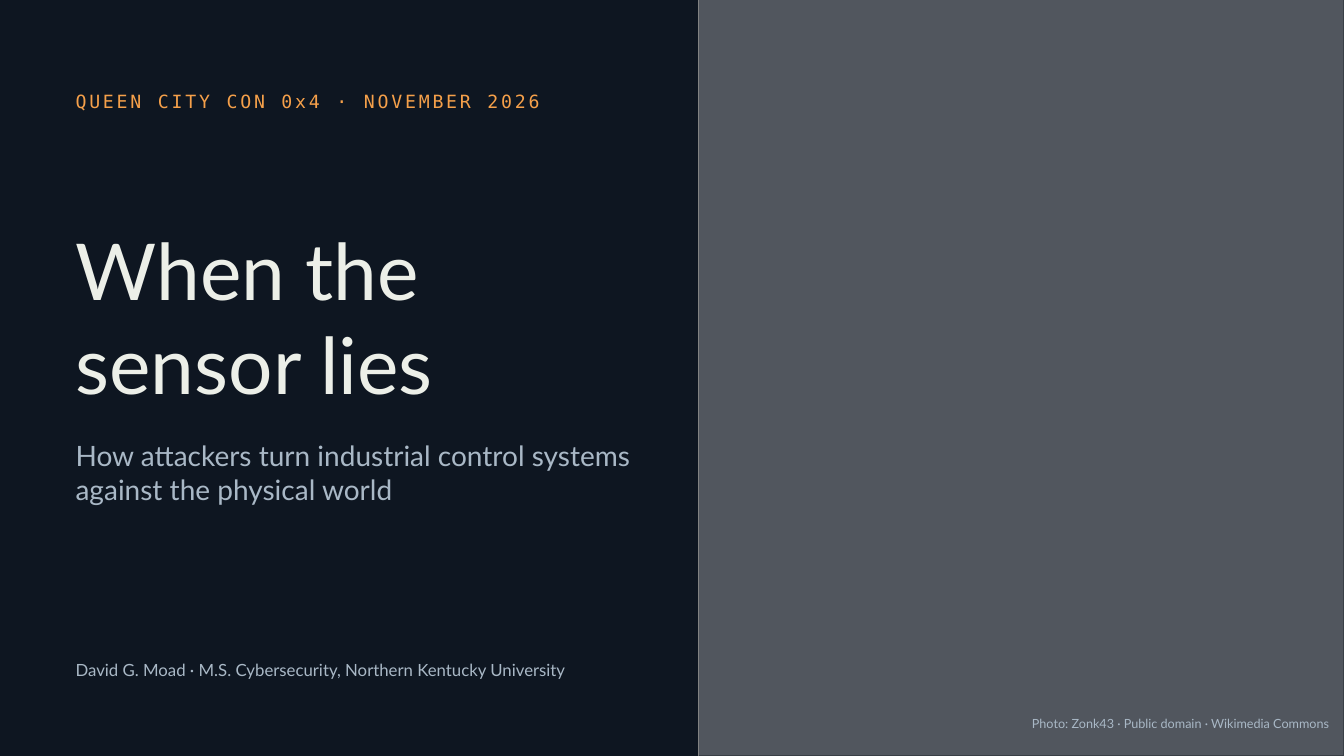
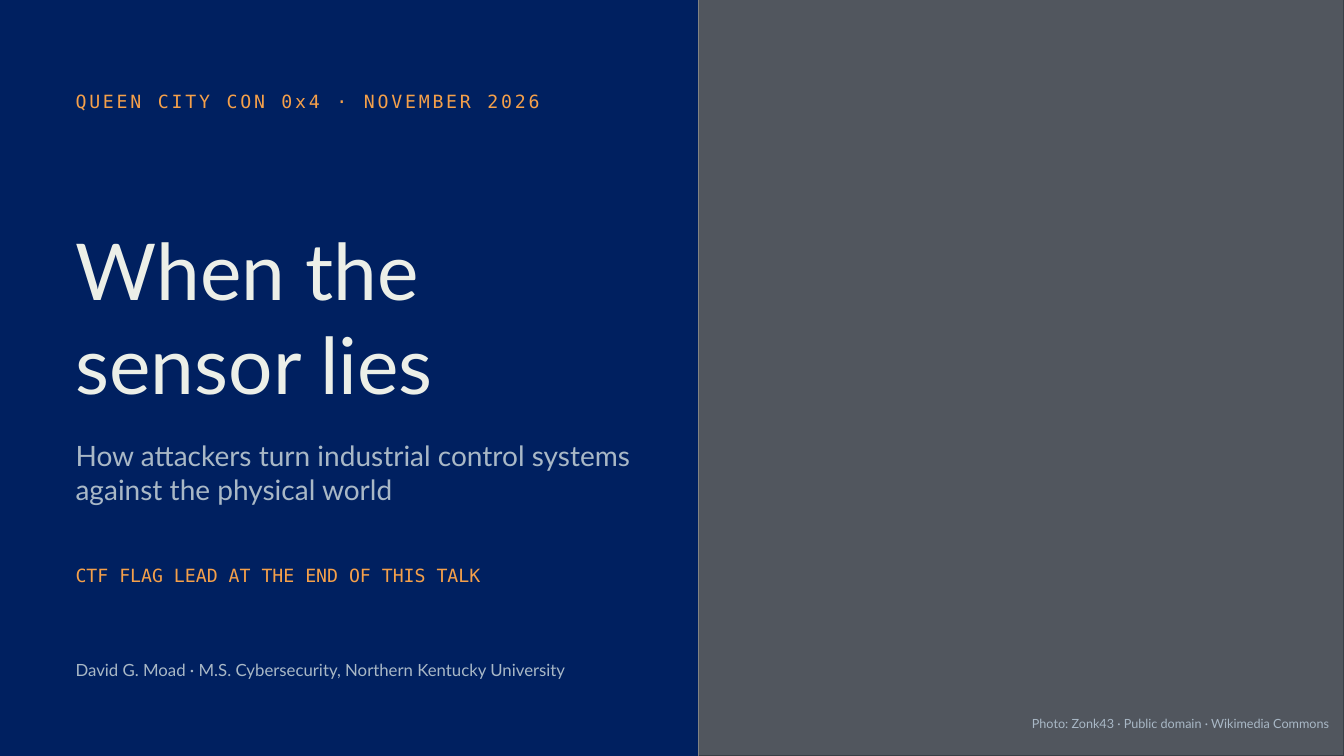
Before and after one commit to moaderboat/Hospital-IoT-HomeLab, a slide deck: slide 1 of Queen_City_Con/When the Sensor Lies v2.pptx. Drawn at 1344x756 pixels with LibreOffice and Linux fonts; fonts in the diff are those of the drawing; grey boxes stand for pictures. Boxes give left, top, right and bottom in pixels: in the first picture for what was removed or moved away, otherwise in the second. Text is boxed around its words. In the diff, an @@ line names an element or a change of style, - is before the commit and + after.

```diff
--- a/Queen_City_Con/When the Sensor Lies v2.pptx
+++ b/Queen_City_Con/When the Sensor Lies v2.pptx
@@ background #0E1621 to #002060 @@
@@ text added at box(76, 568, 481, 583), 13 pt, text #F5A04A @@
+CTF FLAG LEAD AT THE END OF THIS TALK
```
Also in this commit, not shown: 15 other slides changed, 2 slides added.
